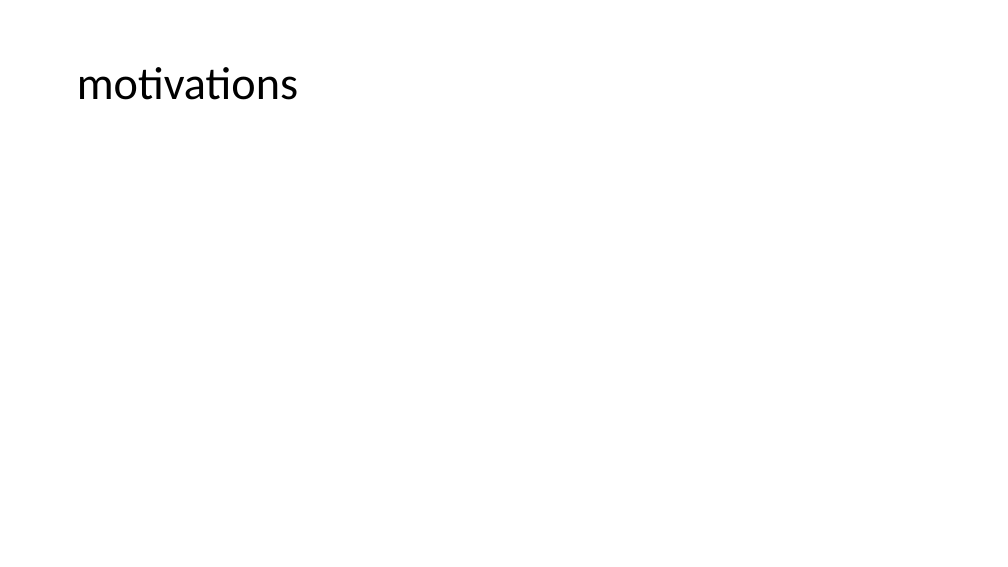
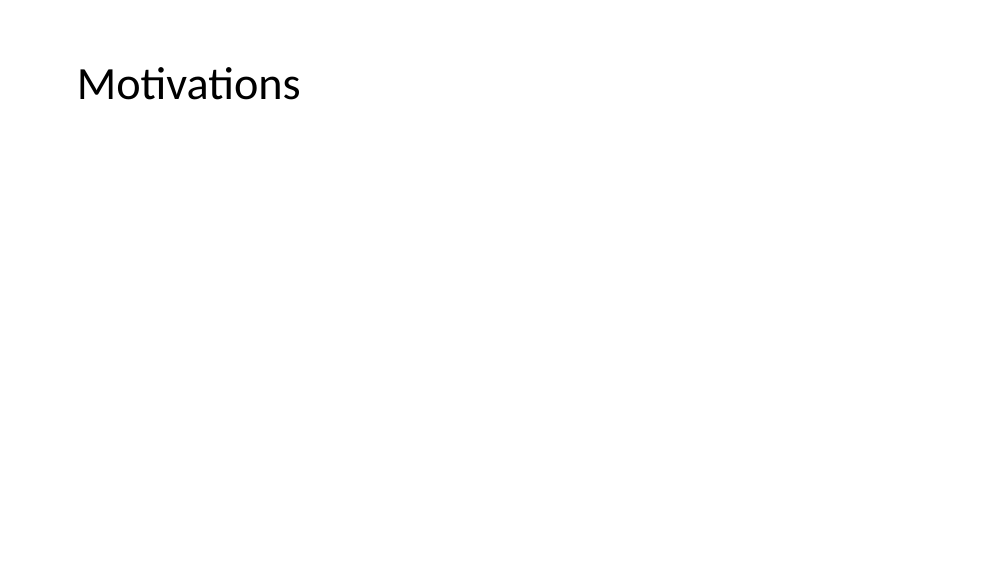
Before and after one commit to mhserry/F21AA, a slide deck: slide 2 of CW2/ResearchReport/Text Summarization.pptx. Drawn at 1008x567 pixels with LibreOffice and Linux fonts; fonts in the diff are those of the drawing. Boxes give left, top, right and bottom in pixels: in the first picture for what was removed or moved away, otherwise in the second. Text is boxed around its words. In the diff, an @@ line names an element or a change of style, - is before the commit and + after.

```diff
--- a/CW2/ResearchReport/Text Summarization.pptx
+++ b/CW2/ResearchReport/Text Summarization.pptx
@@ title at box(77, 67, 301, 100): text changed @@
-motivations
+Motivations
```
Also in this commit, not shown: 2 other files.
